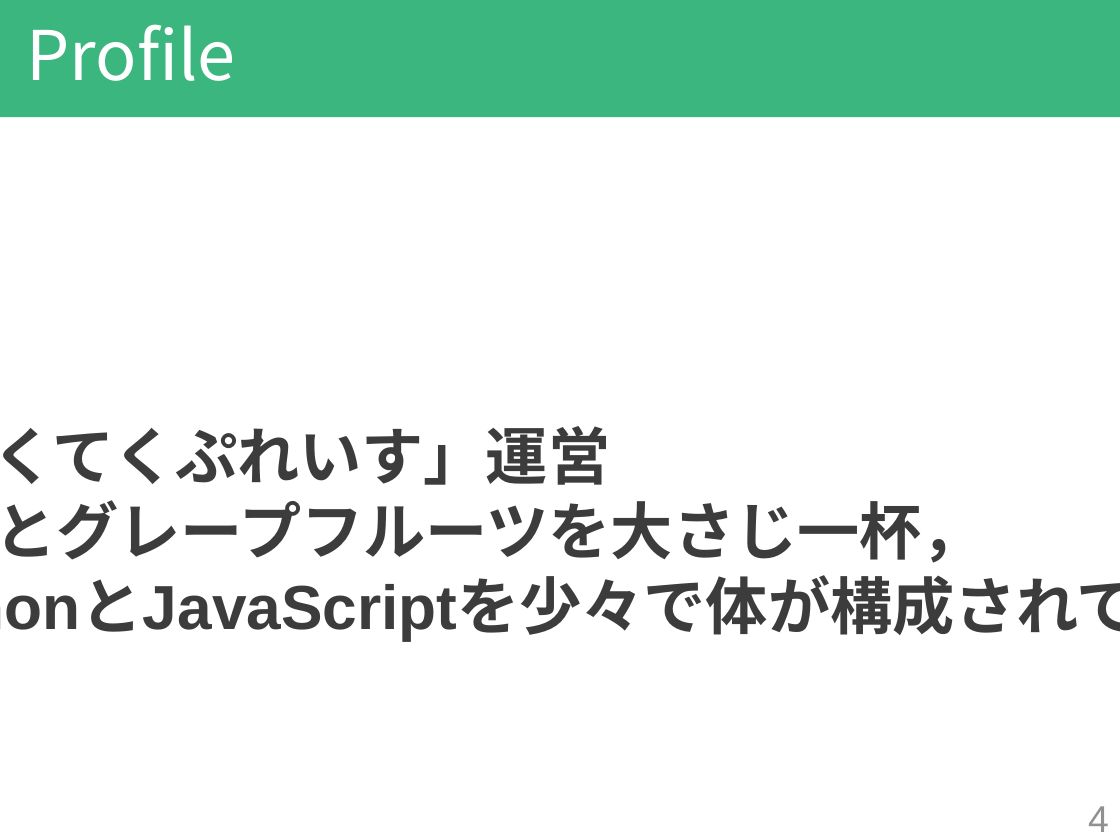
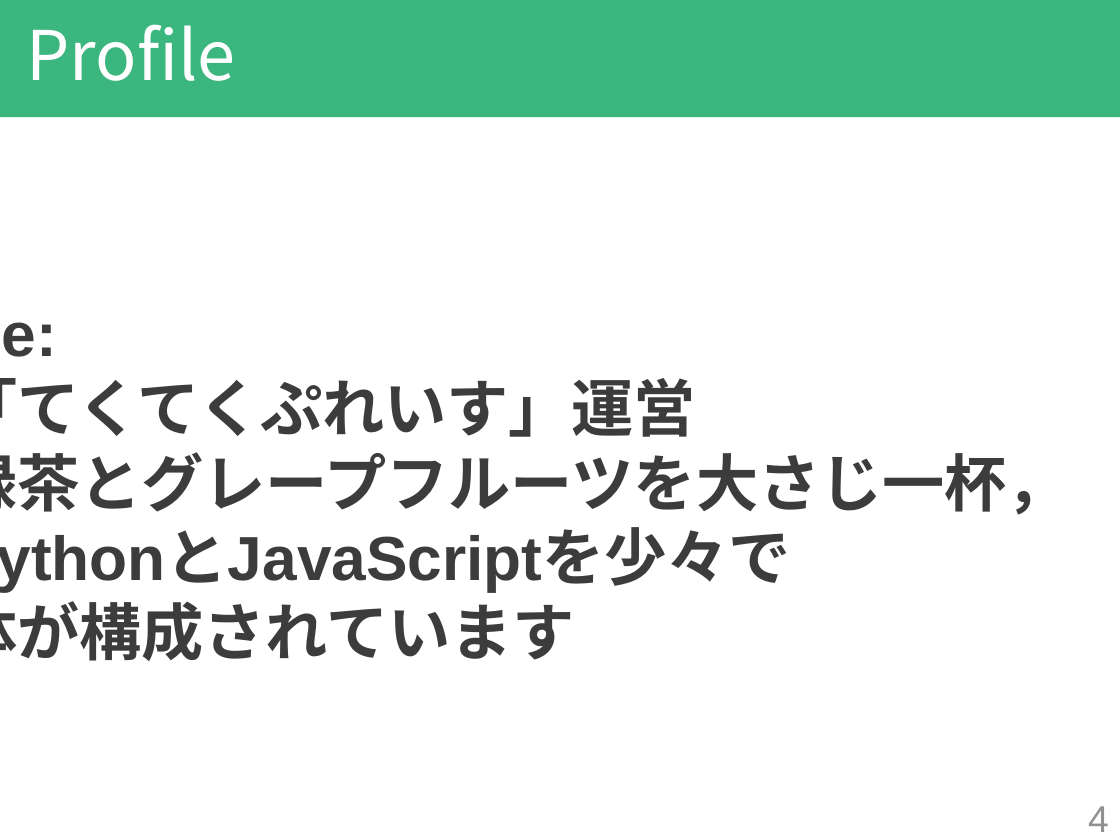
Before and after one commit to yukilab/Simple_AR_CARD, a slide deck: slide 4 of template.pptx. Drawn at 1120x840 pixels with LibreOffice and Linux fonts; fonts in the diff are those of the drawing. Boxes give left, top, right and bottom in pixels: in the first picture for what was removed or moved away, otherwise in the second. Text is boxed around its words. In the diff, an @@ line names an element or a change of style, - is before the commit and + after.

```diff
--- a/template.pptx
+++ b/template.pptx
@@ text "Profile:": place and size @@
-text "Profile:" at [0,426,984,563]
+text "Profile:" at [0,378,1069,661]
@@ text at [0,592,575,661]: text changed @@
-PythonとJavaScriptを少々で体が構成されています
+PythonとJavaScriptを少々で
+体が構成されています
```
Also in this commit, not shown: 1 other file.
